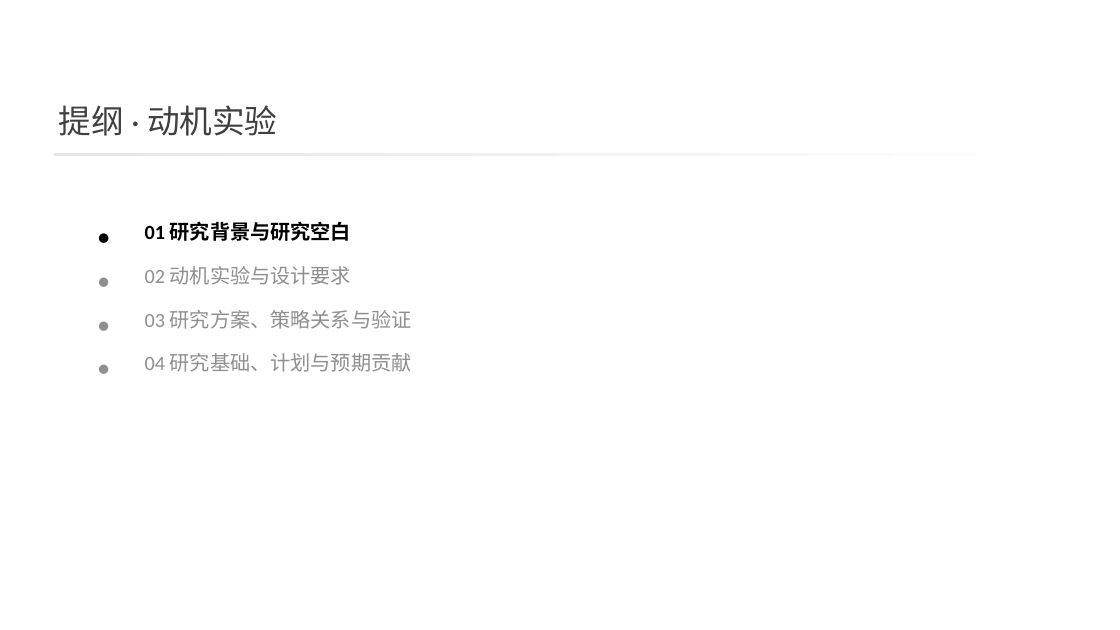
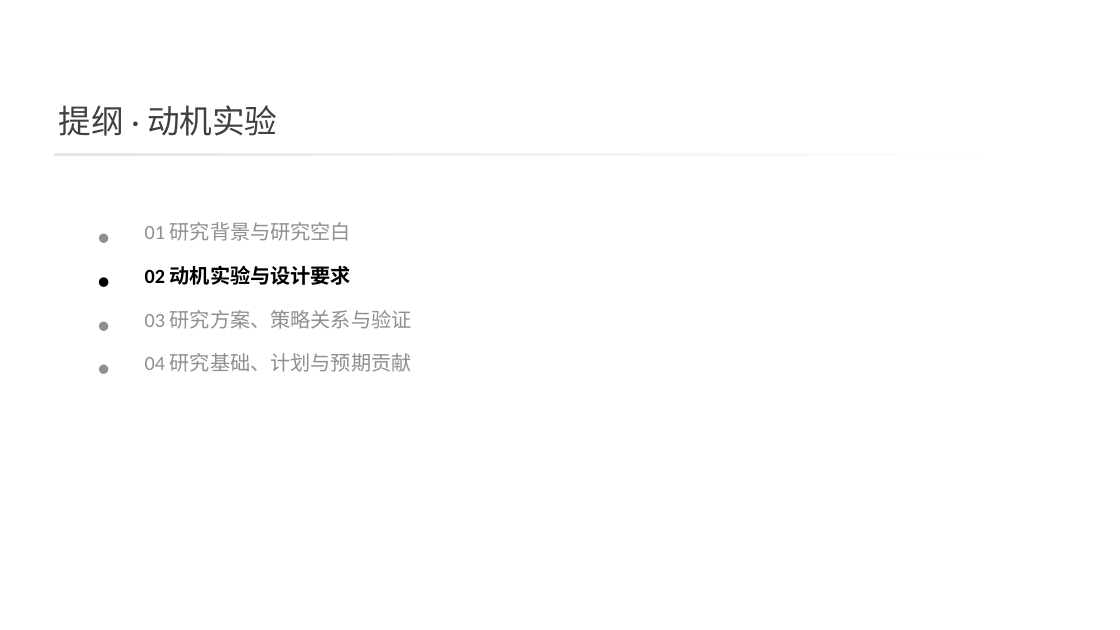
Before and after one commit to 3444374/ai-operator-execution-optimization, a slide deck: slide 7 of opening/slides/opening_defense_20260812_v9.pptx (slide 10 before the commit). Drawn at 1120x630 pixels with LibreOffice and Linux fonts; fonts in the diff are those of the drawing; background and template pictures are left out. Boxes give left, top, right and bottom in pixels: in the first picture for what was removed or moved away, otherwise in the second. Text is boxed around its words. In the diff, an @@ line names an element or a change of style, - is before the commit and + after.

```diff
--- a/opening/slides/opening_defense_20260812_v9.pptx
+++ b/opening/slides/opening_defense_20260812_v9.pptx
@@ text "●" at (89,220,126,250): text colour #000000 to #8F8F8F, bold off @@
@@ text "01 研究背景与研究空白" at (145,222,351,241): text colour #000000 to #8F8F8F, bold off @@
@@ text "●" at (89,265,126,294): text colour #8F8F8F to #000000, bold on @@
@@ text "02 动机实验与设计要求" at (145,265,351,285): text colour #8F8F8F to #000000, bold on @@
```
Also in this commit, not shown: 21 other slides changed, 1 slide added, 6 slides removed, 7 other files.
